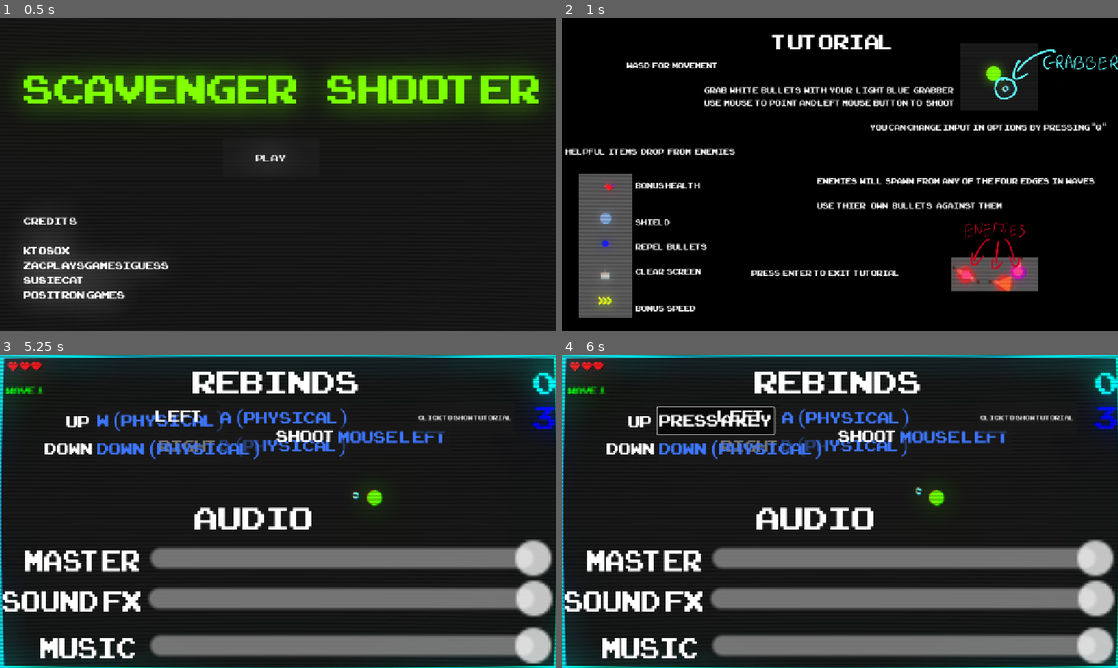
Above: before the commit, frames 1-4 (two rows, left to right).
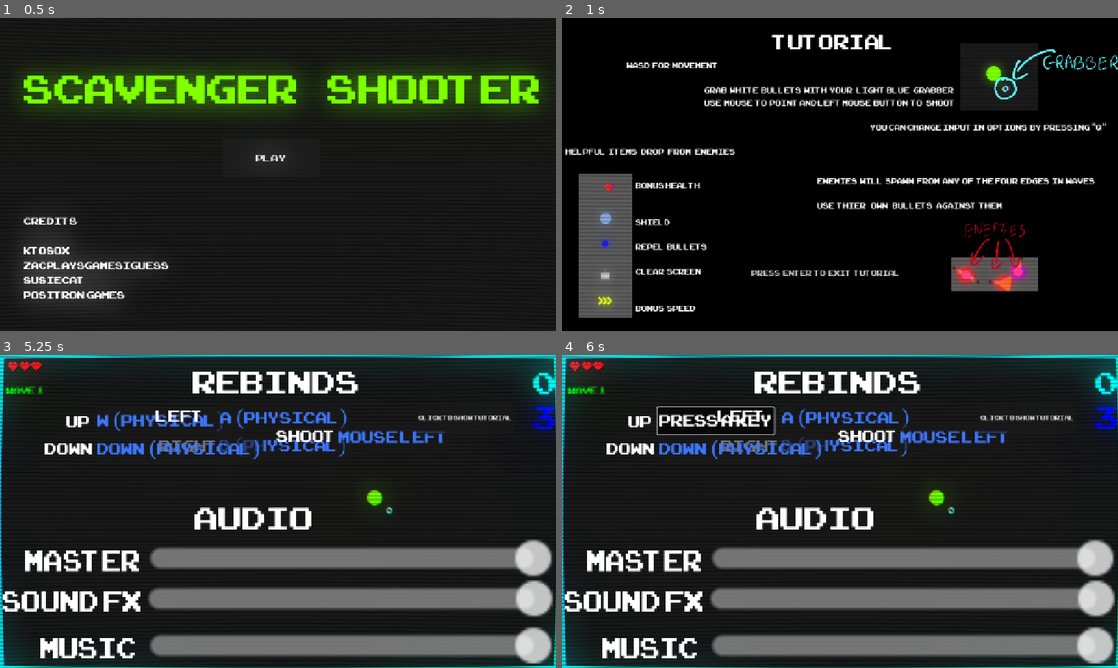
Above: after the commit, the same moments.

Repository: ktosox/GWJ80
Game: Godot game, scene res://level/home.tscn
Two runs of this game, one before a commit and one after it. Both use one fixed random seed, a clock stepped at 60 frames per second and the inputs below.
Inputs (mouse positions are in pixels of both pictures, inside the frame that each line leads up to):
- Up to frame 1 (0.5 s): no input
- Up to frame 2 (1 s): click "Play" at 0.5 s
- Up to frame 3 (5.25 s): tap Enter (tutorial_exit) at 1.25 s; move the mouse to (400, 495) at 1.27 s; press the mouse at (400, 495) at 1.28 s; hold D (right) 1.28-2.03 s; move the mouse to (166, 527) at 2.02 s; release the mouse at (166, 527) at 2.03 s; hold Down (down) 2.03-2.78 s; click (166, 527) at 2.1 s; move the mouse to (333, 442) at 2.77 s; press the mouse at (333, 442) at 2.78 s; hold D (right) 2.78-3.53 s; move the mouse to (250, 574) at 3.52 s; release the mouse at (250, 574) at 3.53 s; hold W (up) 3.53-4.28 s; click (250, 574) at 3.6 s; move the mouse to (444, 558) at 4.27 s; press the mouse at (444, 558) at 4.28 s; hold A (left) from 4.28 s (still down); tap Q (options access) at 4.9 s; move the mouse to (111, 464) at 5.02 s; release the mouse at (111, 464) at 5.03 s; click (111, 464) at 5.1 s
- Up to frame 4 (6 s): release A (left) at 5.75 s; click "W (Physical)" at 5.75 s

Frame 1 is identical in both runs. In frame 2, 0.2% of the frame differs, in the area x 34-61%, y 80-83%; in frame 3, less than 0.1%; in frame 4, less than 0.1%.

Commit message:
changed how pausing works

Diff:
--- a/Game/UI/options.gd
+++ b/Game/UI/options.gd
@@ -3,12 +3,12 @@
 
 
 func _ready() -> void:
-	Engine.time_scale = 0.0
+	get_tree().paused = true
 
 func _input(event: InputEvent) -> void:
 	if event.is_action_pressed("options access"):
 
-		Engine.time_scale = 1.0
+		get_tree().paused = false
 		queue_free() # Replace with function body.
 
 
--- a/Game/UI/options.tscn
+++ b/Game/UI/options.tscn
@@ -7,6 +7,7 @@
 [ext_resource type="PackedScene" uid="uid://ce2r6mevl3dp2" path="res://UI/options/rebindable_action.tscn" id="5_0xr1y"]
 
 [node name="options" type="CanvasLayer"]
+process_mode = 3
 script = ExtResource("1_b7fs8")
 
 [node name="audioLabel" type="Label" parent="."]
--- a/Game/UI/tutorial/tutorial.gd
+++ b/Game/UI/tutorial/tutorial.gd
@@ -3,12 +3,13 @@
 
 # Called when the node enters the scene tree for the first time.
 func _ready() -> void:
-	Engine.time_scale = 0.0
+	get_tree().paused = true
+	#Engine.time_scale = 0.0
 
 
 # Called every frame. 'delta' is the elapsed time since the previous frame.
 func _process(delta: float) -> void:
 	if(Input.is_action_just_pressed("tutorial_exit")):
-		Engine.time_scale = 1.0
+		get_tree().paused = false
 		GameManager.isInTutorial = false
 		queue_free()
--- a/Game/UI/tutorial/tutorial.tscn
+++ b/Game/UI/tutorial/tutorial.tscn
@@ -16,6 +16,21 @@
 
 [sub_resource type="LabelSettings" id="LabelSettings_1kcp8"]
 font_size = 64
+
+[sub_resource type="Animation" id="Animation_gvgm2"]
+length = 0.001
+tracks/0/type = "value"
+tracks/0/imported = false
+tracks/0/enabled = true
+tracks/0/path = NodePath(".:modulate")
+tracks/0/interp = 1
+tracks/0/loop_wrap = true
+tracks/0/keys = {
+"times": PackedFloat32Array(0),
+"transitions": PackedFloat32Array(1),
+"update": 0,
+"values": [Color(1, 1, 1, 1)]
+}
 
 [sub_resource type="Animation" id="Animation_vxtl0"]
 resource_name = "new_animation"
@@ -34,21 +49,6 @@
 "values": [Color(1, 1, 1, 1), Color(1, 1, 1, 0), Color(1, 1, 1, 1)]
 }
 
-[sub_resource type="Animation" id="Animation_gvgm2"]
-length = 0.001
-tracks/0/type = "value"
-tracks/0/imported = false
-tracks/0/enabled = true
-tracks/0/path = NodePath(".:modulate")
-tracks/0/interp = 1
-tracks/0/loop_wrap = true
-tracks/0/keys = {
-"times": PackedFloat32Array(0),
-"transitions": PackedFloat32Array(1),
-"update": 0,
-"values": [Color(1, 1, 1, 1)]
-}
-
 [sub_resource type="AnimationLibrary" id="AnimationLibrary_u01b6"]
 _data = {
 &"RESET": SubResource("Animation_gvgm2"),
@@ -56,6 +56,7 @@
 }
 
 [node name="tutorial" type="CanvasLayer"]
+process_mode = 3
 script = ExtResource("1_1kcp8")
 
 [node name="ColorRect" type="ColorRect" parent="."]
